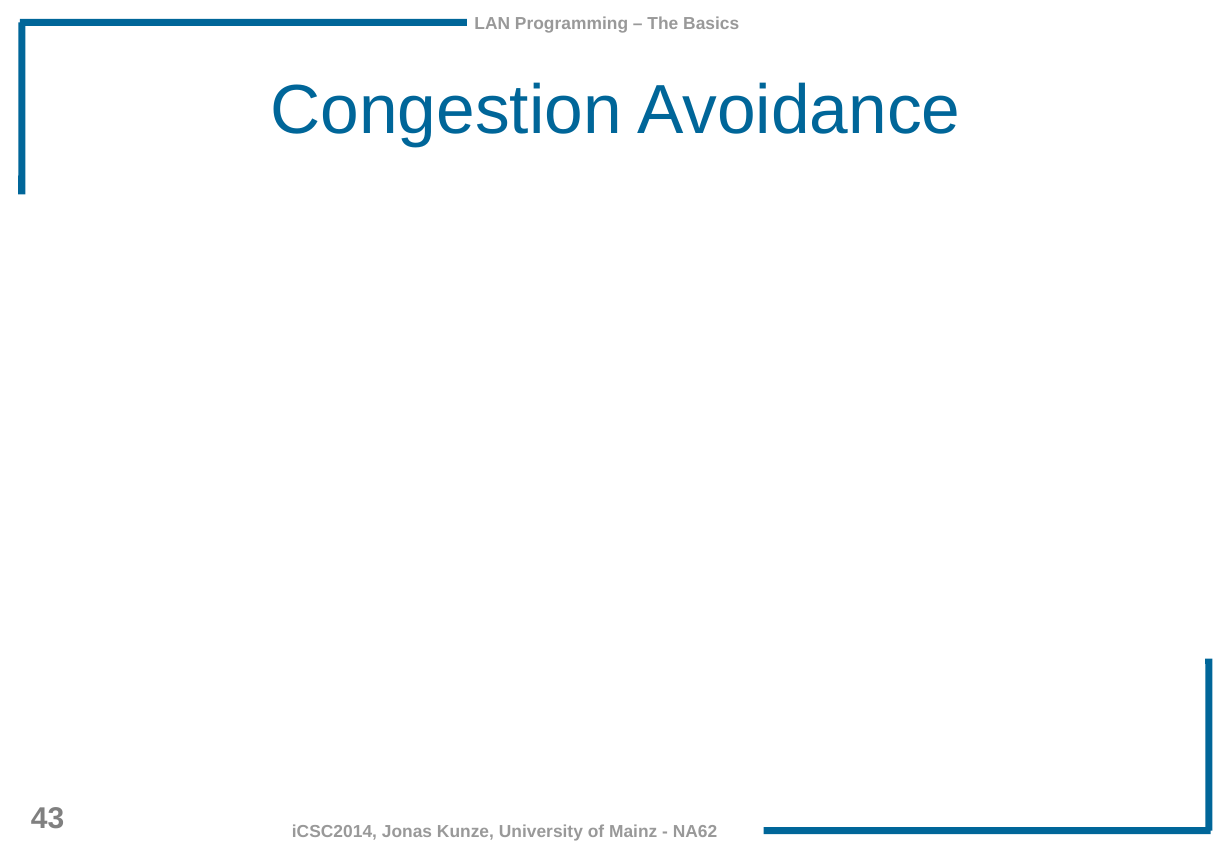
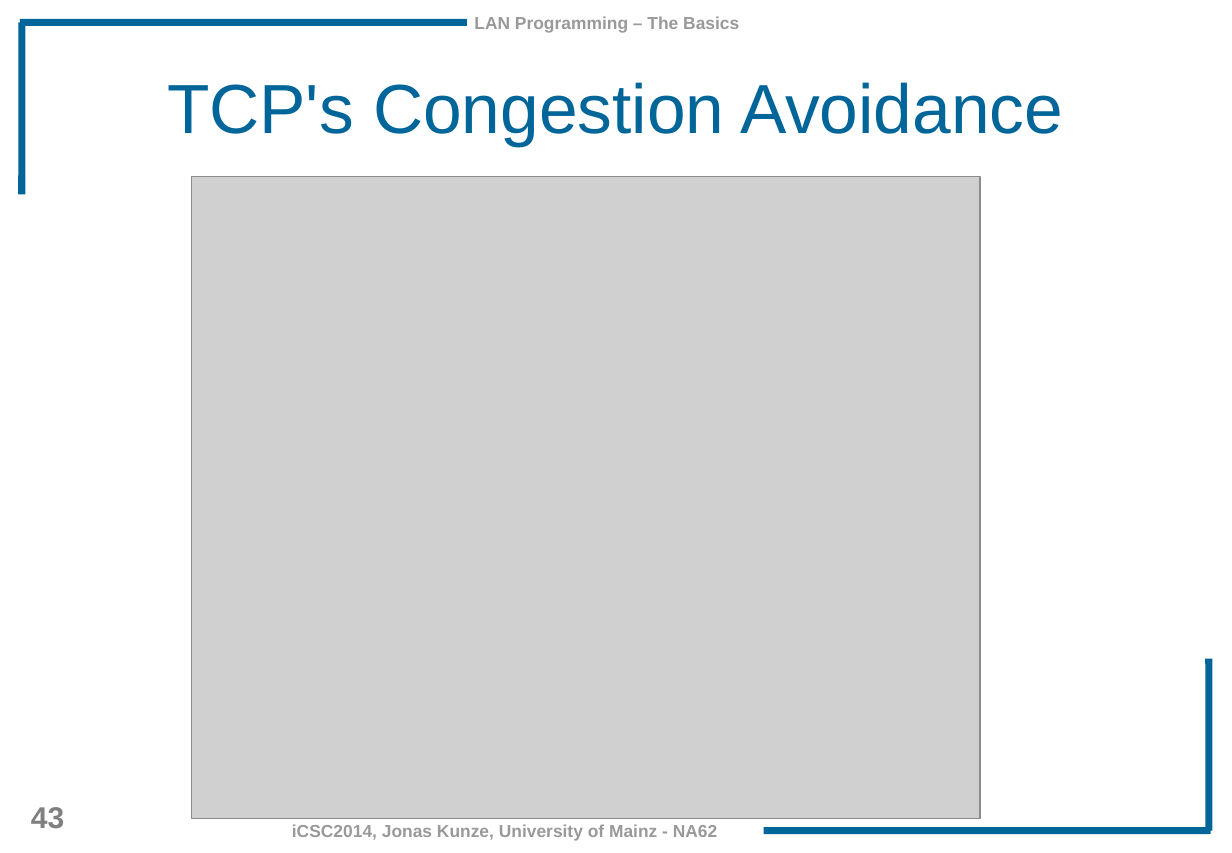
Before and after one commit to JonasKunze/icsc2014, a slide deck: slide 43 of iCSC-2014-LAN_Programming_Basics.odp. Drawn at 1232x853 pixels with LibreOffice and Linux fonts; fonts in the diff are those of the drawing; grey boxes stand for pictures; background and template pictures are left out. Boxes give left, top, right and bottom in pixels: in the first picture for what was removed or moved away, otherwise in the second. Text is boxed around its words. In the diff, an @@ line names an element or a change of style, - is before the commit and + after.

Commit message:
TCP congestion avoidance

```diff
--- a/iCSC-2014-LAN_Programming_Basics.odp
+++ b/iCSC-2014-LAN_Programming_Basics.odp
@@ title at box(167, 82, 1063, 146): text changed @@
-Congestion Avoidance
+TCP's Congestion Avoidance
@@ picture added at box(192, 176, 981, 819) @@
```
Also in this commit, not shown: 5 other slides changed, 2 slides added, 1 other file.
